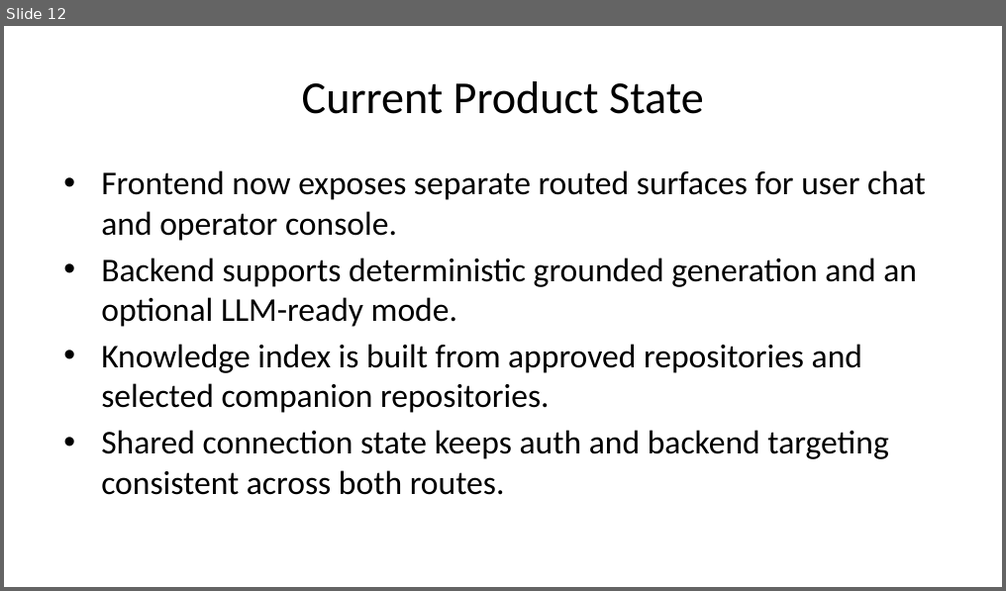
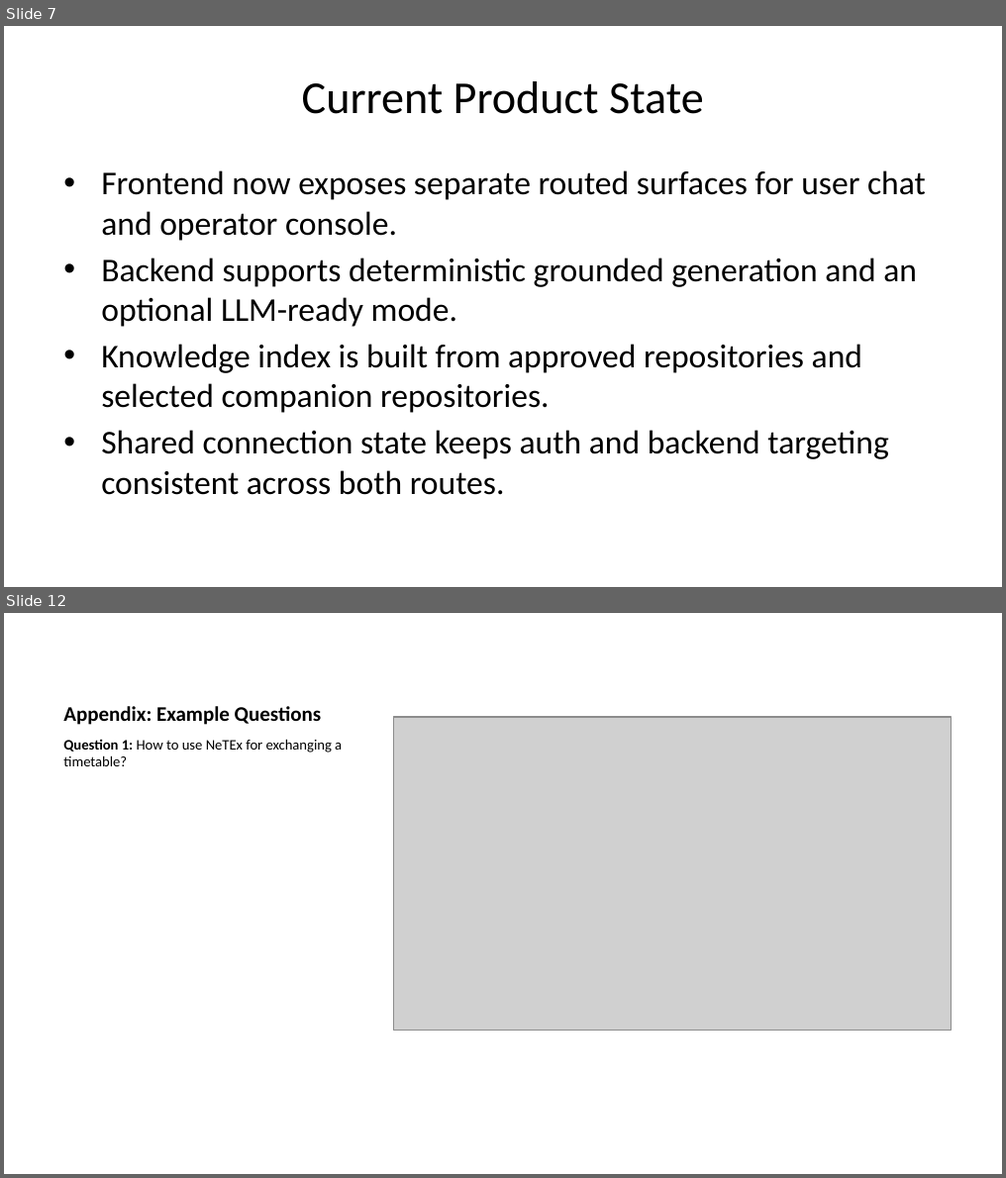
Before and after one commit to UM-KGPI/NapcoreHelpdesk, a slide deck: dist/napcore-helpdesk-presentation.pptx. Shown one above the other, each under a label of ours: slide 12 before the commit, slides 7 and 12 after it; the slides between them are not shown. The pictures are 1006x591 and 1006x1178 pixels, drawn with LibreOffice and Linux fonts; fonts in the diff are those of the drawing; grey boxes stand for pictures. Boxes give left, top, right and bottom in pixels: in the first picture for what was removed or moved away, otherwise in the second. Text is boxed around its words. In the diff, an @@ line names an element or a change of style, - is before the commit and + after.

Commit message:
Restructure deck and refresh UX/question screenshots

```diff
--- a/dist/napcore-helpdesk-presentation.pptx
+++ b/dist/napcore-helpdesk-presentation.pptx
@@ slide 12 added at (4,613,1002,1174), background #FFFFFF @@
@@ title added at (63,706,322,725), 15 pt, text #000000, bold @@
+Appendix: Example Questions
@@ picture added at (393,717,950,1030) @@
@@ text added at (63,739,342,766), 10.5 pt, text #000000 @@
+Question 1: How to use NeTEx for exchanging a timetable?
@@ what was slide 12 is now slide 7 @@
```
Also in this commit, not shown: 8 slides changed, 2 other slides added, 8 slides removed, 8 other files.
